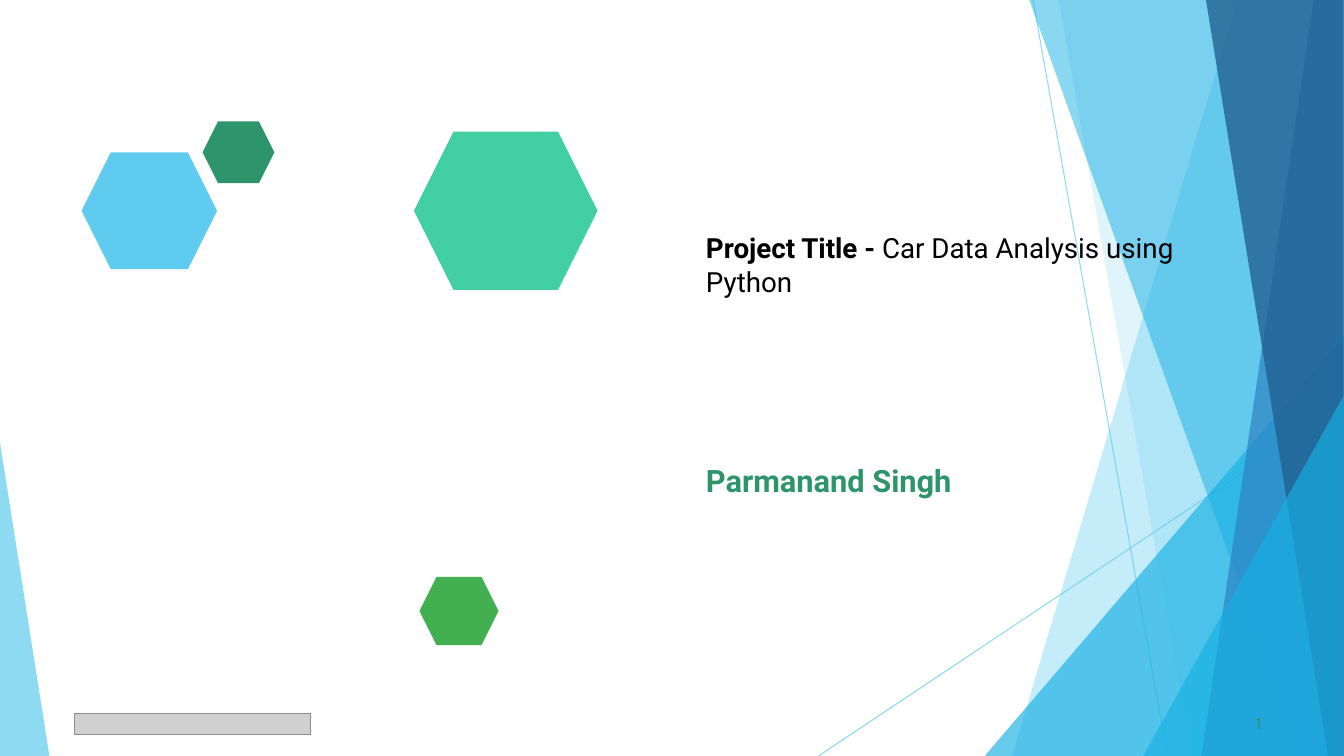
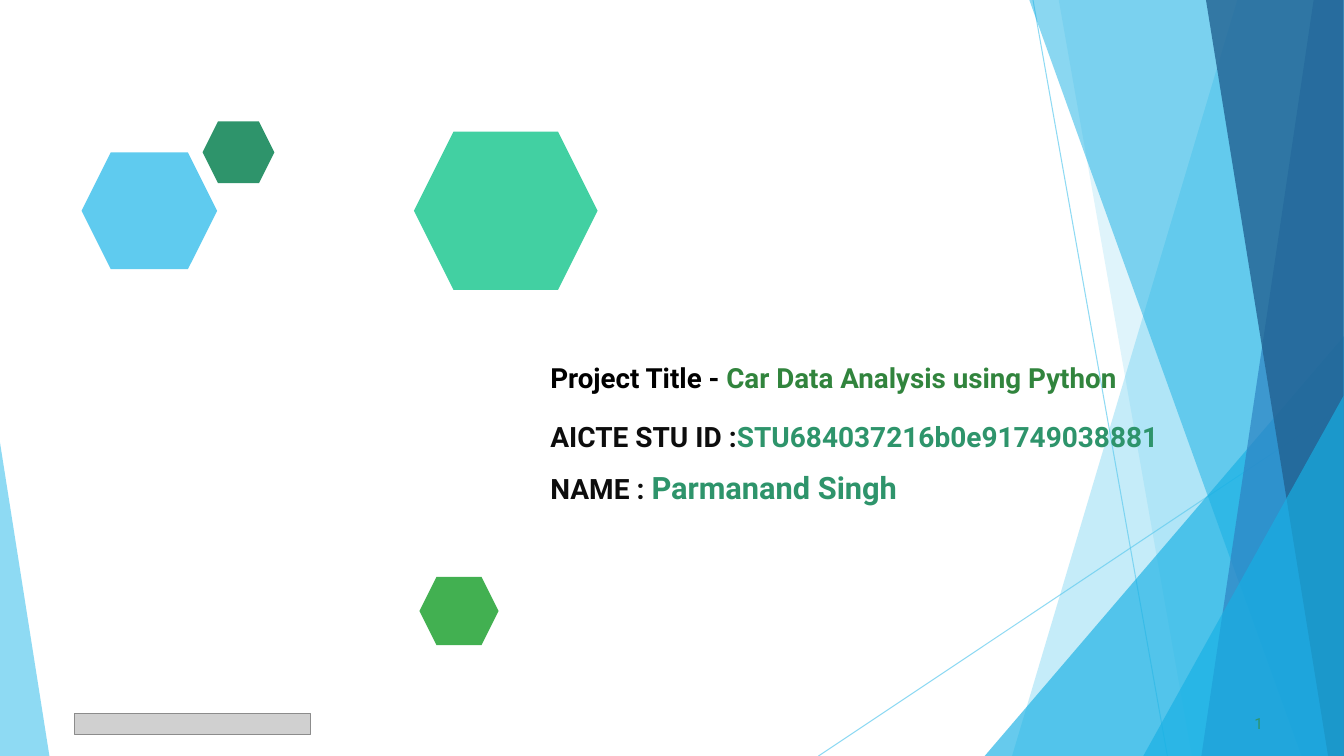
Before and after one commit to paramsinghania782-coder/Car-Data-Analysis, a slide deck: slide 1 of Car_Data_Analysis.pptx. Drawn at 1344x756 pixels with LibreOffice and Linux fonts; fonts in the diff are those of the drawing; grey boxes stand for pictures. Boxes give left, top, right and bottom in pixels: in the first picture for what was removed or moved away, otherwise in the second. Text is boxed around its words. In the diff, an @@ line names an element or a change of style, - is before the commit and + after.

Commit message:
Update PPT

```diff
--- a/Car_Data_Analysis.pptx
+++ b/Car_Data_Analysis.pptx
@@ title "Project Title - Car Data ...": place and size @@
-title "Project Title - Car Data ..." at bbox=[706, 233, 1173, 298]
+title "Project Title - Car Data ..." at bbox=[550, 362, 1116, 395]
@@ title "Project Title - Car Data ..." at bbox=[550, 362, 1116, 395]: text colour #000000 to #31843D, bold on in "Car Data Analysis using Python" @@
@@ text added at bbox=[550, 422, 1158, 455], 20 pt, text #2E946B, bold @@
+AICTE STU ID :STU684037216b0e91749038881
@@ text at bbox=[550, 476, 897, 506]: text changed @@
-Parmanand Singh
+NAME : Parmanand Singh
```
